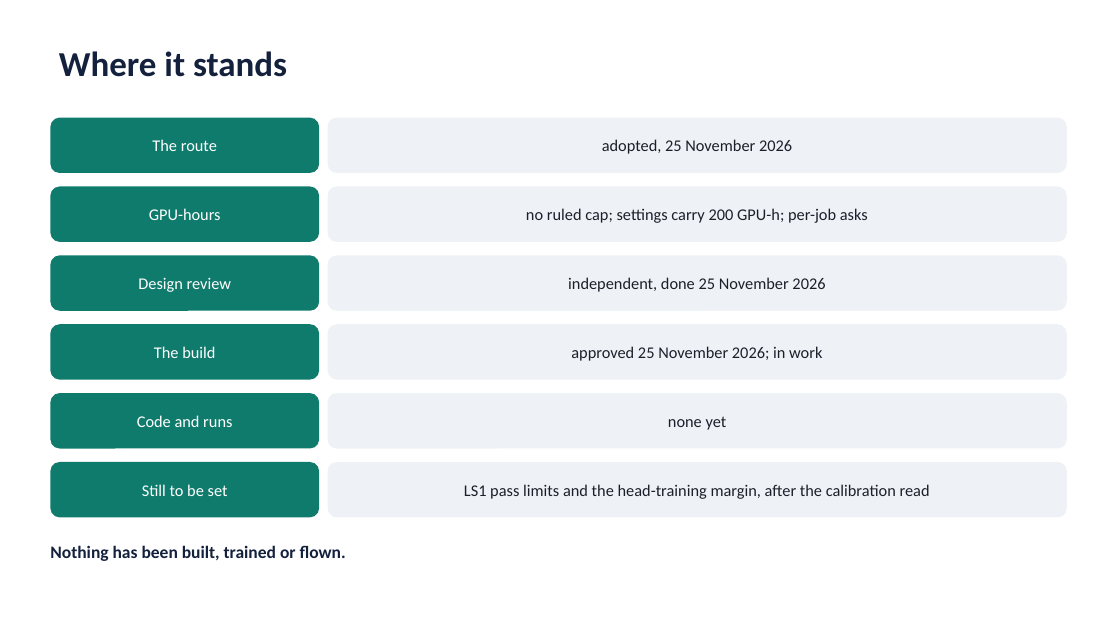
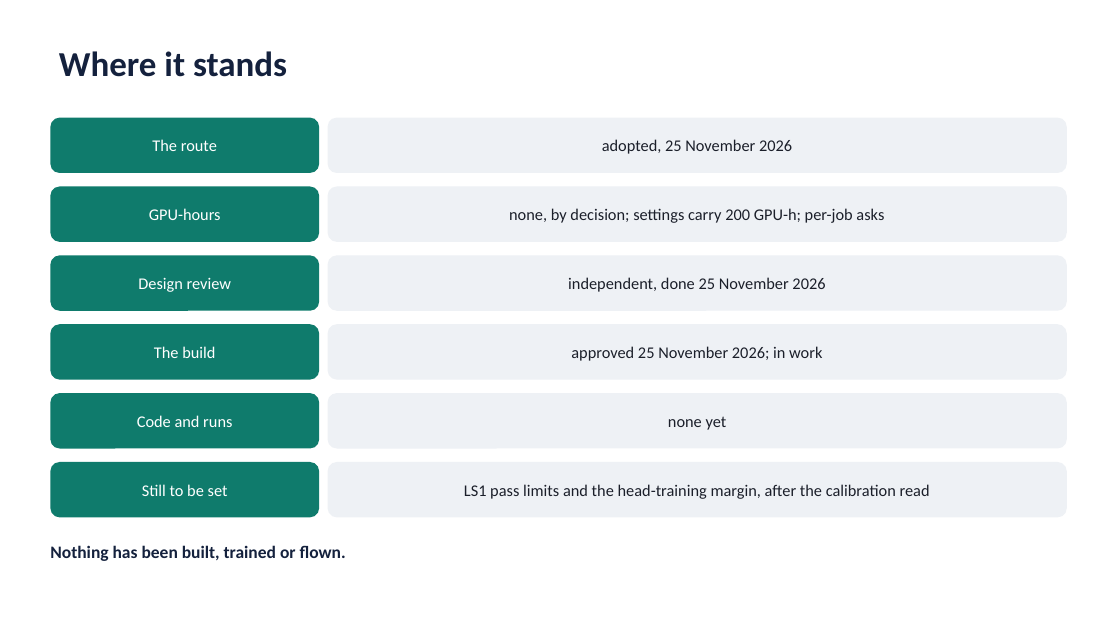
Before and after one commit to AI-DA-STC/AirStack-starling-max2, a slide deck: slide 9 of svg_training/ste_learning/figures/learned_skills_route.pptx. Drawn at 1120x630 pixels with LibreOffice and Linux fonts; fonts in the diff are those of the drawing. Boxes give left, top, right and bottom in pixels: in the first picture for what was removed or moved away, otherwise in the second. Text is boxed around its words. In the diff, an @@ line names an element or a change of style, - is before the commit and + after.

```diff
--- a/svg_training/ste_learning/figures/learned_skills_route.pptx
+++ b/svg_training/ste_learning/figures/learned_skills_route.pptx
@@ text in rounded rectangle at (x1=509, y1=208, x2=884, y2=223): text changed @@
-no ruled cap; settings carry 200 GPU-h; per-job asks
+none, by decision; settings carry 200 GPU-h; per-job asks
```
Also in this commit, not shown: 1 other slide changed, 3 other files.
